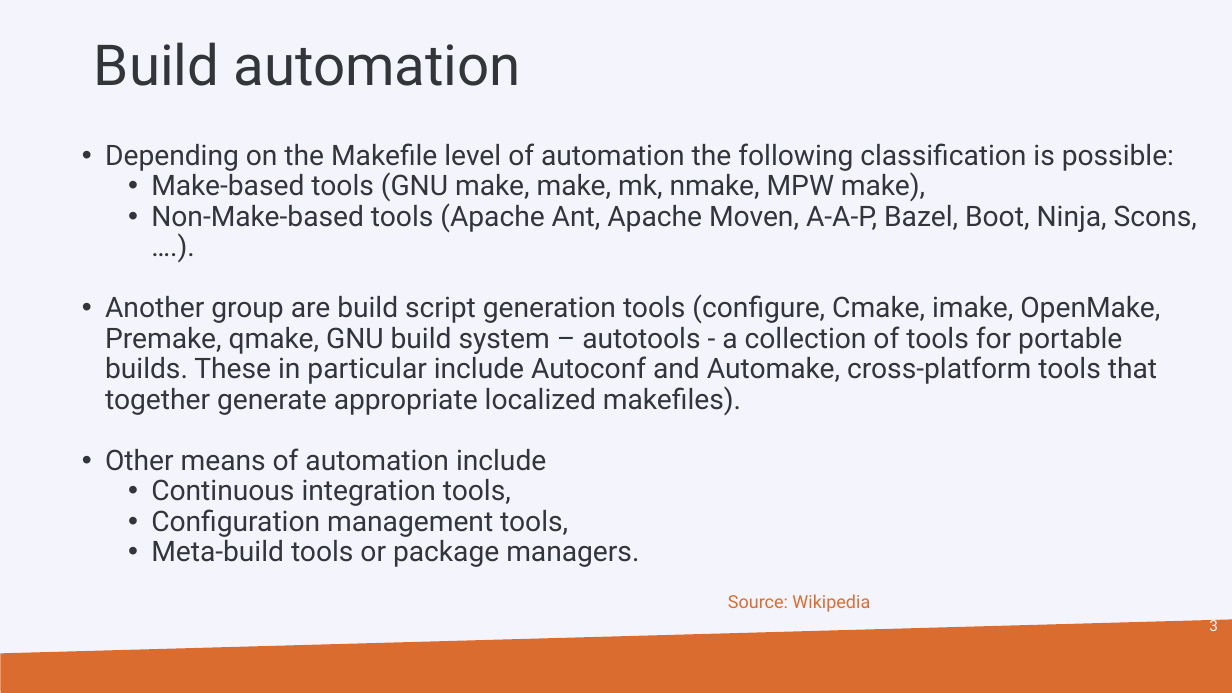
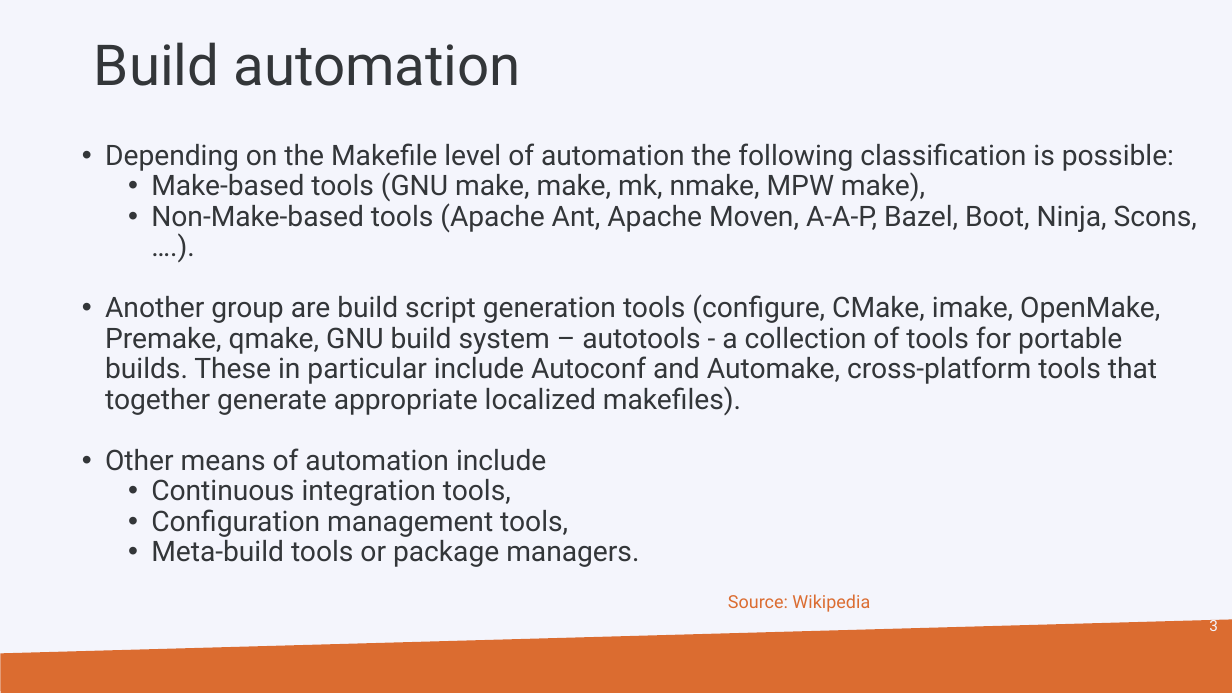
Before and after one commit to hpcleuven/Makefile-intro, a slide deck: slide 3 of Make.pptx. Drawn at 1232x693 pixels with LibreOffice and Linux fonts; fonts in the diff are those of the drawing; background and template pictures are left out. Boxes give left, top, right and bottom in pixels: in the first picture for what was removed or moved away, otherwise in the second. Text is boxed around its words. In the diff, an @@ line names an element or a change of style, - is before the commit and + after.

```diff
--- a/Make.pptx
+++ b/Make.pptx
@@ text at (x1=105, y1=294, x2=1160, y2=415): text changed @@
-• Another group are build script generation tools (configure, Cmake, imake, OpenMake, Premake, qmake, GNU build system – autotools - a collection of tools for portable builds. These in particular include Autoconf and Automake, cross-platform tools that together generate appropriate localized makefiles).
+• Another group are build script generation tools (configure, CMake, imake, OpenMake, Premake, qmake, GNU build system – autotools - a collection of tools for portable builds. These in particular include Autoconf and Automake, cross-platform tools that together generate appropriate localized makefiles).
```
Also in this commit, not shown: 2 other slides changed, 1 other file.
